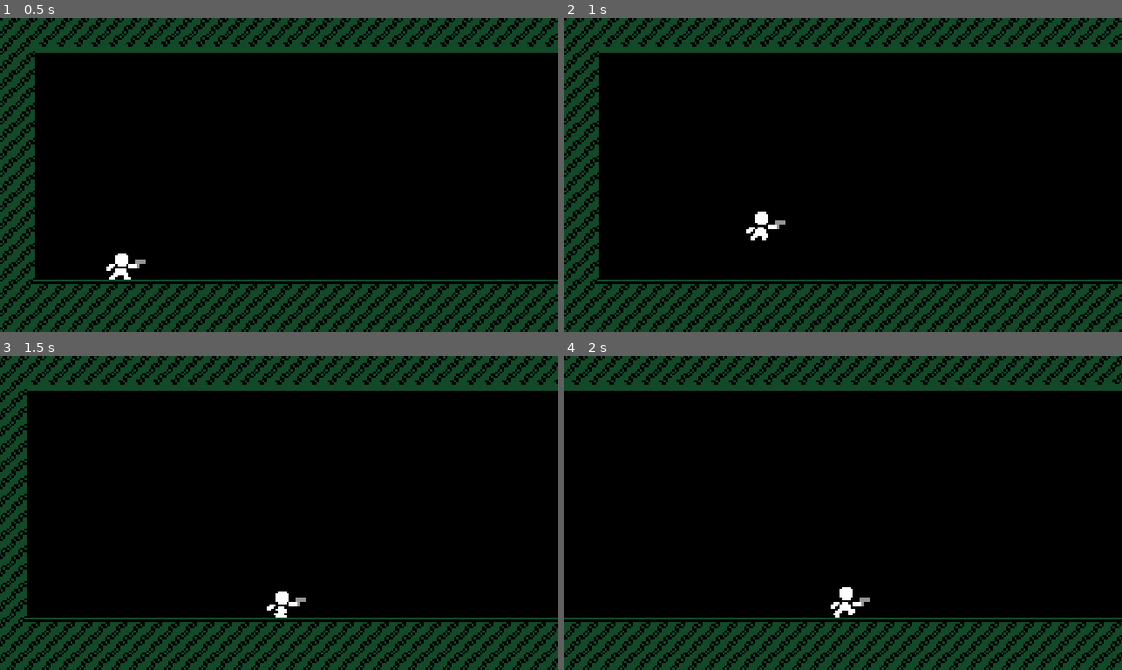
Above: before the commit, frames 1-4 (two rows, left to right).
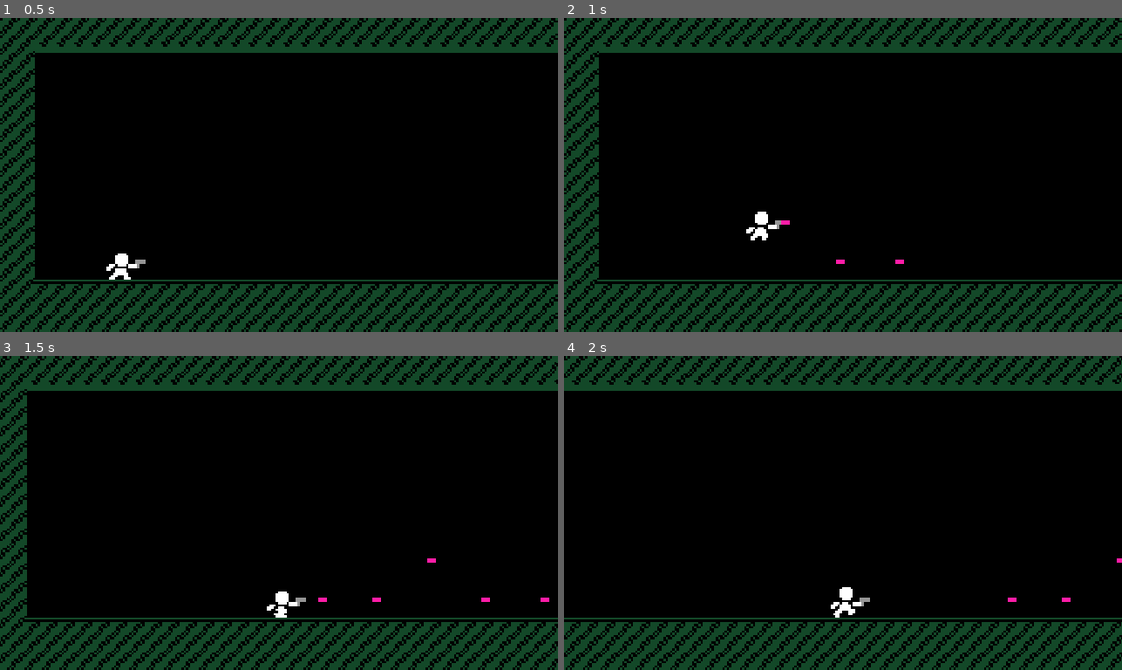
Above: after the commit, the same moments.

Repository: youssefevan/senior-project
Game: Godot game, scene res://World.tscn
Two runs of this game, one before a commit and one after it. Both use one fixed random seed, a clock stepped at 60 frames per second and the inputs below.
Inputs (mouse positions are in pixels of both pictures, inside the frame that each line leads up to):
- Up to frame 1 (0.5 s): no input
- Up to frame 2 (1 s): move the mouse to (965, 159) at 0.52 s; press the mouse at (965, 159) at 0.53 s; hold D (right) from 0.53 s (still down); tap W (jump) at 0.77 s
- Up to frame 3 (1.5 s): keep holding D (right); move the mouse to (167, 528) at 1.27 s; release the mouse at (167, 528) at 1.28 s; click (167, 528) at 1.35 s
- Up to frame 4 (2 s): keep holding D (right); tap W (jump) at 1.52 s

Frame 1 is identical in both runs. In frame 2, less than 0.1% of the frame differs, in the area x 38-61%, y 64-79%; in frame 3, 0.1%, in the area x 57-99%, y 64-79%; in frame 4, less than 0.1%.

Commit message:
Added functional ammo
- Inherits from base ammo
- I remove blaster position and directly added blaster to player
- I fixed the muzzle position when  flipped to align with the sprite
*NOTE: This fix is pretty messy but shouldn't be a problem if I only have on blaster type

Diff:
--- a/SeniorProject/ammo/Ammo.tscn
+++ b/SeniorProject/ammo/Ammo.tscn
@@ -8,6 +8,8 @@
 height = 2.5
 
 [node name="Ammo" type="Area2D"]
+collision_layer = 16
+collision_mask = 36
 script = ExtResource( 2 )
 
 [node name="Sprite" type="Sprite" parent="."]
--- /dev/null
+++ b/SeniorProject/ammo/Ammo0.tscn
@@ -0,0 +1,7 @@
+[gd_scene load_steps=3 format=2]
+
+[ext_resource path="res://ammo/Ammo.tscn" type="PackedScene" id=1]
+[ext_resource path="res://ammo/scripts/ammo0.gd" type="Script" id=2]
+
+[node name="Ammo0" instance=ExtResource( 1 )]
+script = ExtResource( 2 )
--- a/SeniorProject/ammo/scripts/ammo.gd
+++ b/SeniorProject/ammo/scripts/ammo.gd
@@ -1,16 +1,9 @@
 extends Area2D
 
+var speed
+var vel
+var damage
 
-# Declare member variables here. Examples:
-# var a = 2
-# var b = "text"
-
-
-# Called when the node enters the scene tree for the first time.
-func _ready():
-	pass # Replace with function body.
-
-
-# Called every frame. 'delta' is the elapsed time since the previous frame.
-#func _process(delta):
-#	pass
+func movement(delta):
+	vel = Vector2(speed * delta, 0).rotated(rotation)
+	global_position += vel
--- /dev/null
+++ b/SeniorProject/ammo/scripts/ammo0.gd
@@ -0,0 +1,9 @@
+extends "res://ammo/scripts/ammo.gd"
+
+
+func _ready():
+	speed = 200
+	damage = 1
+
+func _process(delta):
+	movement(delta)
--- a/SeniorProject/blasters/scripts/blaster.gd
+++ b/SeniorProject/blasters/scripts/blaster.gd
@@ -1,26 +1,37 @@
 extends Node2D
 
 var fire_rate = .2
-var can_shoot = true
-#export var ammo_type = preload("res://scenes/ammo-0.tscn");
+var can_fire = true
+export var ammo_type = preload("res://ammo/Ammo0.tscn")
+export var start_pos = Vector2()
+var muzzle_flip_offset = 2
+
+func _ready():
+	position = start_pos
 
 func _process(delta):
-	sprite_flipping()
-	if Input.is_action_pressed("shoot") and can_shoot:
+	if Input.is_action_pressed("fire") and can_fire:
 		shoot()
-		can_shoot = false
+		can_fire = false
 		yield(get_tree().create_timer(fire_rate), "timeout")
-		can_shoot = true
+		can_fire = true
 
 func shoot():
 	pass
-	#var projectile = ammo_type.instance()
-	#projectile.position = $muzzle.global_position
-	#projectile.rotation = global_rotation
-	#get_tree().get_root().call_deferred("add_child", projectile)
+	var projectile = ammo_type.instance()
+	projectile.position = $Muzzle.global_position
+	projectile.rotation = global_rotation
+	get_tree().get_root().call_deferred("add_child", projectile)
 
-func sprite_flipping():
-	if global_rotation_degrees < -90 || global_rotation_degrees >= 90:
-		$Sprite.flip_v = true
-	elif global_rotation_degrees > -90 || global_rotation_degrees <= 90:
-		$Sprite.flip_v = false
+
+func _on_Player_flipped():
+	rotation_degrees = 180
+	position.x = -start_pos.x
+	$Muzzle.position.y = start_pos.y + muzzle_flip_offset
+	$Sprite.flip_v = true
+
+func _on_Player_not_flipped():
+	rotation_degrees = 0
+	position.x = start_pos.x
+	$Muzzle.position.y = start_pos.y
+	$Sprite.flip_v = false
--- a/SeniorProject/blasters/scripts/blaster_position.gd
+++ /dev/null
@@ -1,9 +0,0 @@
-extends Position2D
-
-func _on_Player_flipped():
-	position = Vector2(-7,-1)
-	rotation_degrees = 180
-
-func _on_Player_not_flipped():
-	position = Vector2(7,-1)
-	rotation_degrees = 0
--- a/SeniorProject/player/Player.tscn
+++ b/SeniorProject/player/Player.tscn
@@ -1,10 +1,9 @@
-[gd_scene load_steps=12 format=2]
+[gd_scene load_steps=11 format=2]
 
 [ext_resource path="res://sprites/player/ss_player.png" type="Texture" id=1]
 [ext_resource path="res://player/scripts/player_fsm.gd" type="Script" id=2]
 [ext_resource path="res://player/scripts/player_controller.gd" type="Script" id=3]
 [ext_resource path="res://blasters/Blaster.tscn" type="PackedScene" id=4]
-[ext_resource path="res://blasters/scripts/blaster_position.gd" type="Script" id=5]
 
 [sub_resource type="Animation" id=1]
 resource_name = "fall"
@@ -107,14 +106,9 @@
 [node name="Collider" type="CollisionShape2D" parent="CameraRoomDetector"]
 shape = SubResource( 6 )
 
-[node name="BlasterPosition" type="Position2D" parent="."]
-script = ExtResource( 5 )
-__meta__ = {
-"_edit_group_": true
-}
+[node name="Blaster" parent="." instance=ExtResource( 4 )]
+start_pos = Vector2( 7, -1 )
 
-[node name="Blaster" parent="BlasterPosition" instance=ExtResource( 4 )]
-
-[connection signal="flipped" from="." to="BlasterPosition" method="_on_Player_flipped"]
-[connection signal="not_flipped" from="." to="BlasterPosition" method="_on_Player_not_flipped"]
+[connection signal="flipped" from="." to="Blaster" method="_on_Player_flipped"]
+[connection signal="not_flipped" from="." to="Blaster" method="_on_Player_not_flipped"]
 [connection signal="area_entered" from="CameraRoomDetector" to="." method="_on_CameraRoomDetector_area_entered"]
